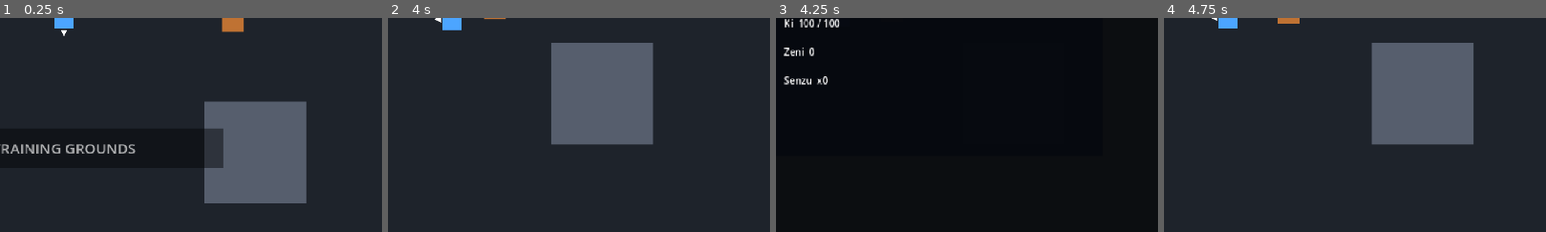
Above: before the commit, frames 1-4 (left to right).
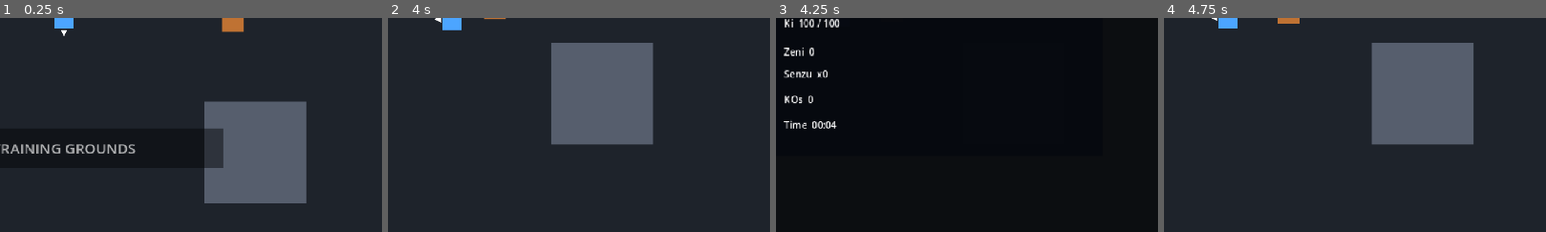
Above: after the commit, the same moments.

Repository: kikajima/dragonballsoullegacy
Game: Godot game, scene res://scenes/bootstrap/bootstrap.tscn
Same seed, same stepped clock (60 frames per second), same inputs: the game is played once before the commit and once after it.
Inputs:
- Up to frame 1 (0.25 s): no input
- Up to frame 2 (4 s): tap Enter (ui_accept) at 0.5, 0.77, 1.52, 3.02, 3.5, 3.77 s; hold D (move_right) 0.53-1.28 s; tap J (attack) at 0.6 s; hold S (move_down) 1.28-2.03 s; tap Shift (block) at 1.35 s; hold D (move_right) 2.03-2.78 s; hold L (charge_ki) 2.03-2.78 s; hold W (move_up) 2.78-3.53 s; tap Space (dash) at 2.85 s; hold A (move_left) from 3.53 s (still down); hold E (interact) from 3.53 s (still down)
- Up to frame 3 (4.25 s): keep holding A (move_left); keep holding E (interact); tap Escape (ui_cancel) at 4.15 s
- Up to frame 4 (4.75 s): keep holding A (move_left); release E (interact) at 4.28 s; tap K (ki_blast) at 4.35 s; tap Enter (ui_accept) at 4.52 s
The pictures show only the part of the screen within x 42-92%, y 50-100%; the shares and areas given below are measured in that part.

Frames 1-2 are identical in both runs. In frame 3, 1.0% of the frame differs, in the area x 2-16%, y 24-52%; in frame 4, nothing differs.
Error before the commit: Invalid assignment of property or key 'text' with value of type 'String' on a base object of type 'null instance'. (res://ui/pause/pause_menu.gd:144)

Commit message:
ui: add KO and play time fields to pause menu

Diff:
--- a/ui/pause/pause_menu.tscn
+++ b/ui/pause/pause_menu.tscn
@@ -149,10 +149,26 @@
 
 [node name="Senzu" type="Label" parent="Panel/Stats"]
 layout_mode = 0
-offset_top = 112.0
-offset_right = 90.0
-offset_bottom = 124.0
+offset_top = 108.0
+offset_right = 90.0
+offset_bottom = 120.0
 text = "Senzu  x0"
+theme_override_font_sizes/font_size = 6
+
+[node name="KOs" type="Label" parent="Panel/Stats"]
+layout_mode = 0
+offset_top = 124.0
+offset_right = 90.0
+offset_bottom = 136.0
+text = "KOs  0"
+theme_override_font_sizes/font_size = 6
+
+[node name="Time" type="Label" parent="Panel/Stats"]
+layout_mode = 0
+offset_top = 140.0
+offset_right = 90.0
+offset_bottom = 152.0
+text = "Time  00:00"
 theme_override_font_sizes/font_size = 6
 
 [node name="Quest" type="Control" parent="Panel"]
